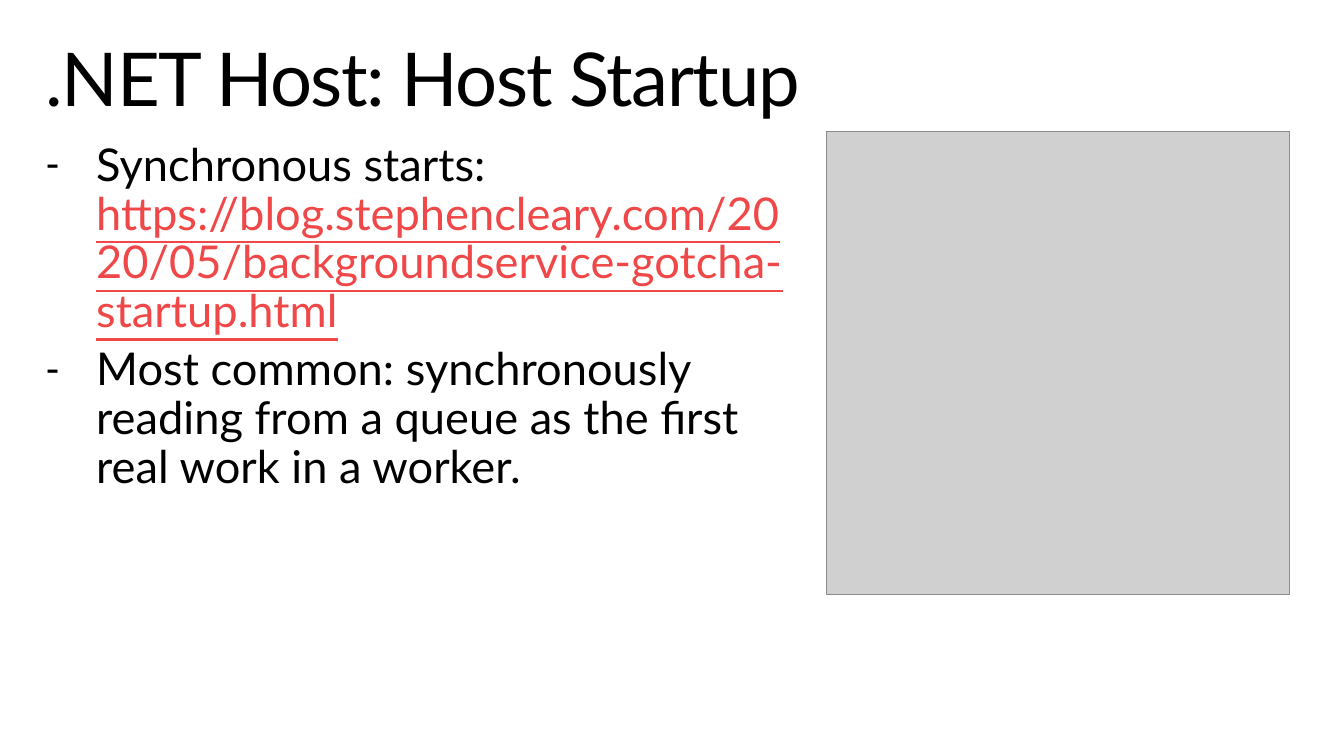
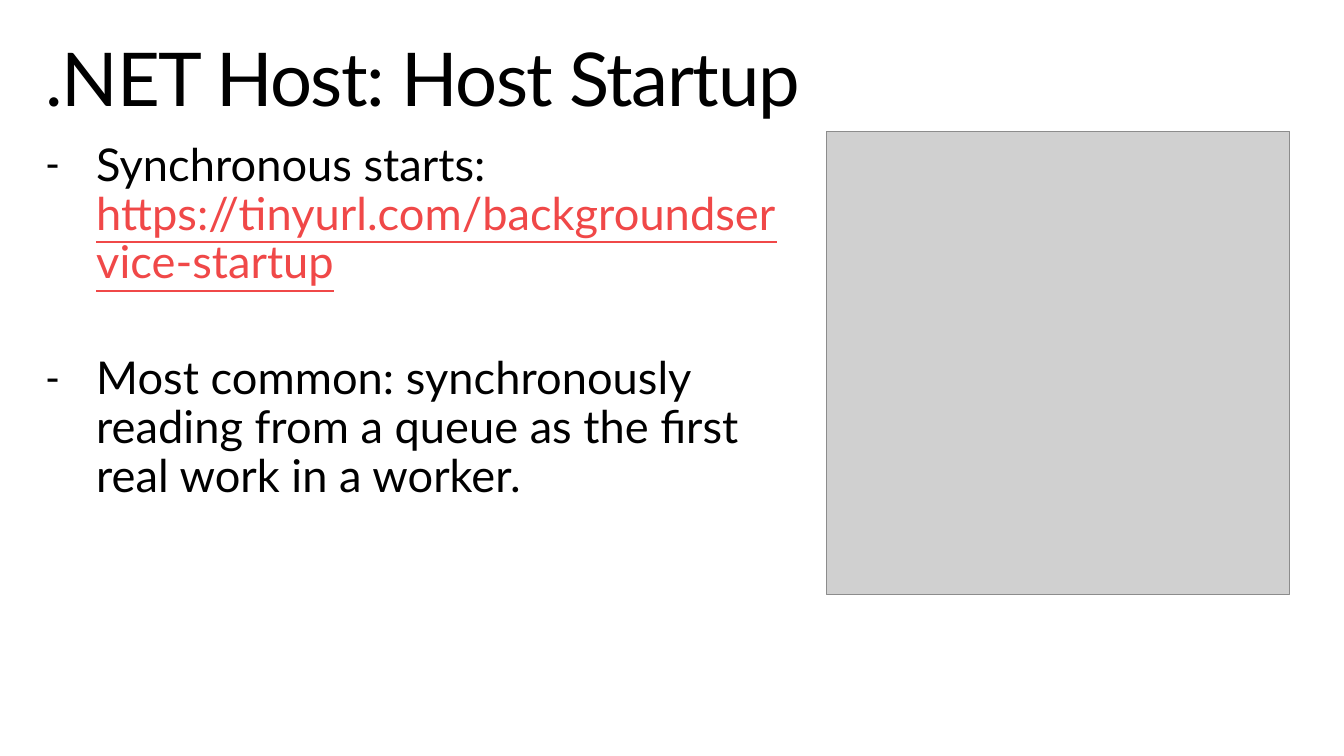
Before and after one commit to StephenCleary/Presentations, a slide deck: slide 17 of BackgroundServices/Background Services.pptx (slide 16 before the commit). Drawn at 1344x756 pixels with LibreOffice and Linux fonts; fonts in the diff are those of the drawing; grey boxes stand for pictures; background and template pictures are left out. Boxes give left, top, right and bottom in pixels: in the first picture for what was removed or moved away, otherwise in the second. Text is boxed around its words. In the diff, an @@ line names an element or a change of style, - is before the commit and + after.

```diff
--- a/BackgroundServices/Background Services.pptx
+++ b/BackgroundServices/Background Services.pptx
@@ text at [96, 147, 775, 286]: text changed @@
-– Synchronous starts: https://blog.stephencleary.com/2020/05/backgroundservice-gotcha-startup.html
+– Synchronous starts: https://tinyurl.com/backgroundservice-startup
```
Also in this commit, not shown: 11 other slides changed, 1 slide added, 2 other files.
